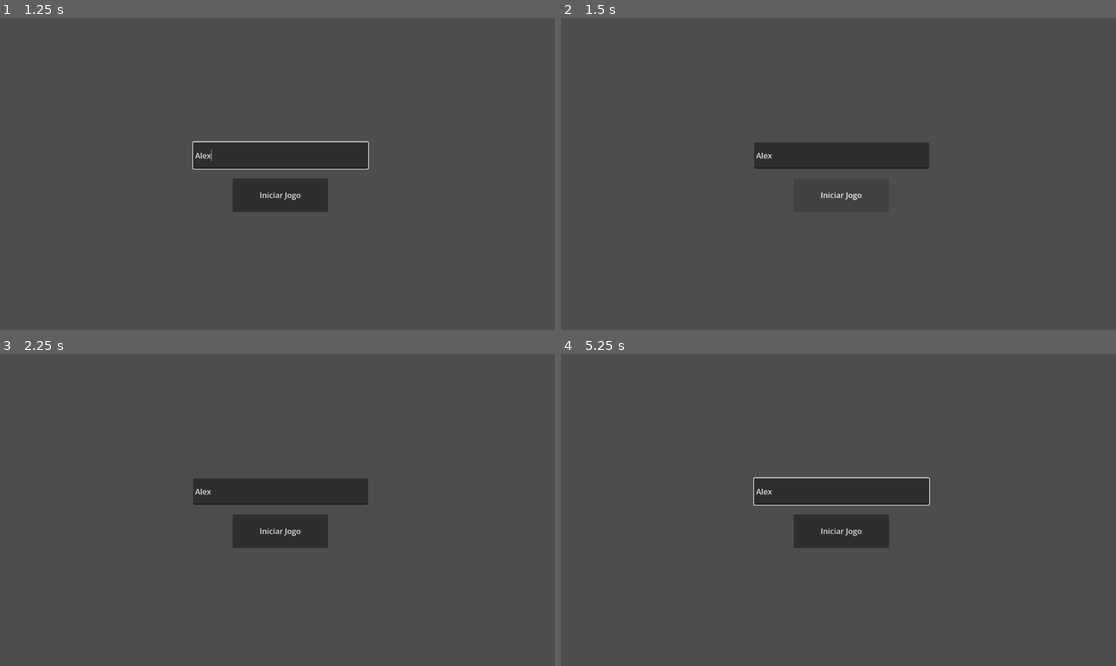
Above: before the commit, frames 1-4 (two rows, left to right).
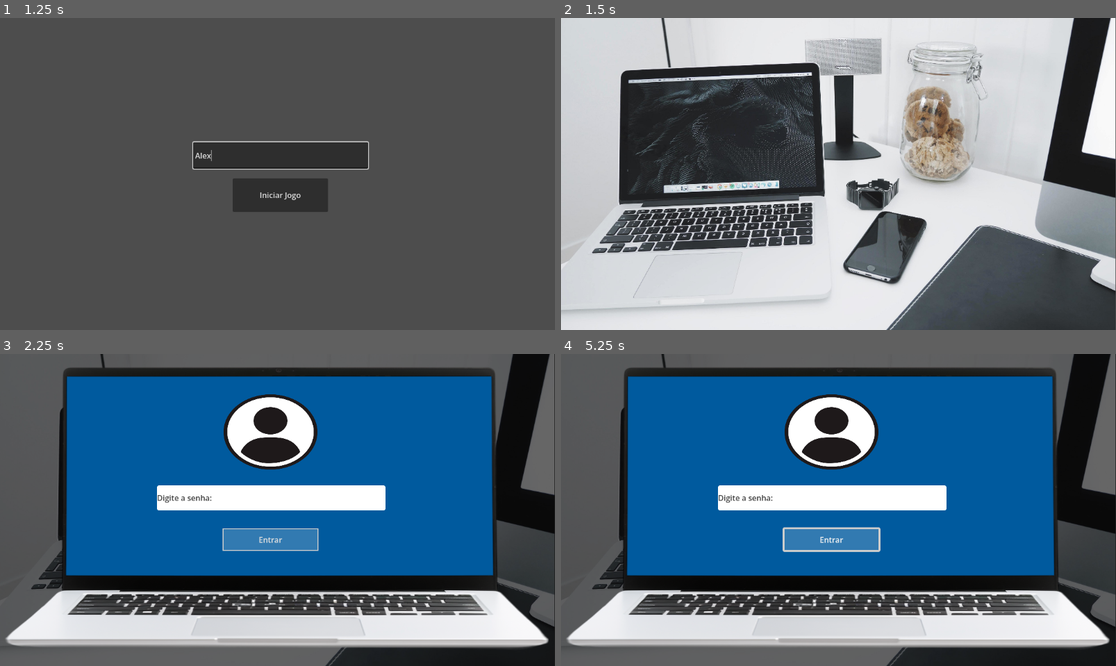
Above: after the commit, the same moments.

Repository: felipefinity/escape-room-amg
Game: Godot game, scene res://sala_principal.tscn
Same seed, same stepped clock (60 frames per second), same inputs: the game is played once before the commit and once after it.
Inputs (mouse positions are in pixels of both pictures, inside the frame that each line leads up to):
- Up to frame 1 (1.25 s): click (283, 155) at 0.52 s; type "Alex" at 0.6 s
- Up to frame 2 (1.5 s): click "Iniciar Jogo" at 1.25 s
- Up to frame 3 (2.25 s): click (160, 519) at 2.02 s
- Up to frame 4 (5.25 s): click (832, 538) at 2.75 s, where only the run after the commit has a clickable "Entrar"; click (844, 531) at 3.5 s, where only the run before the commit has a clickable "Iniciar Jogo"; click (888, 581) at 4.27 s; tap Enter (ui_accept) at 5 s; hold Right (ui_right) from 5.03 s (still down)

Frame 1 is identical in both runs. In frame 2, 87% of the frame differs, in the area x 0-100%, y 0-100%; in frame 3, 79%; in frame 4, 79%.

Commit message:
Popup PC e ajustes

Diff:
--- /dev/null
+++ b/sala_escritorio.gd
@@ -0,0 +1,13 @@
+extends Control
+
+func _ready():
+	# Garante que o modal sempre inicie escondido quando a sala carregar
+	$PopupPC.hide()
+
+func _on_botao_pc_pressed():
+	# Torna o modal visível
+	$PopupPC.show()
+
+func _on_botao_fechar_pc_pressed():
+	# Esconde o modal
+	$PopupPC.hide()
--- a/sala_escritorio.tscn
+++ b/sala_escritorio.tscn
@@ -1,6 +1,26 @@
 [gd_scene format=3 uid="uid://qfb4y8yvxqxm"]
 
 [ext_resource type="Texture2D" uid="uid://ka8111r0wioc" path="res://escritorio.jpg" id="1_7ihep"]
+[ext_resource type="Script" uid="uid://cchwlvfr4bt1x" path="res://sala_escritorio.gd" id="1_8b26b"]
+[ext_resource type="Texture2D" uid="uid://cae5e7koph4fb" path="res://user.webp" id="2_6q6if"]
+[ext_resource type="Texture2D" uid="uid://bytxwjoxydkqn" path="res://notbook.png" id="2_yukba"]
+
+[sub_resource type="StyleBoxFlat" id="StyleBoxFlat_6q6if"]
+bg_color = Color(1, 1, 1, 1)
+corner_radius_top_left = 4
+corner_radius_top_right = 4
+corner_radius_bottom_right = 4
+corner_radius_bottom_left = 4
+
+[sub_resource type="StyleBoxFlat" id="StyleBoxFlat_8b26b"]
+bg_color = Color(1, 1, 1, 0.19607843)
+border_width_left = 2
+border_width_top = 2
+border_width_right = 2
+border_width_bottom = 2
+
+[sub_resource type="StyleBoxFlat" id="StyleBoxFlat_yv8jf"]
+bg_color = Color(1, 1, 1, 0.39215687)
 
 [node name="SalaEscritorio" type="Control" unique_id=2127862707]
 layout_mode = 3
@@ -9,6 +29,7 @@
 anchor_bottom = 1.0
 grow_horizontal = 2
 grow_vertical = 2
+script = ExtResource("1_8b26b")
 
 [node name="TextureRect" type="TextureRect" parent="." unique_id=1491837093]
 layout_mode = 0
@@ -26,6 +47,7 @@
 offset_top = 94.0
 offset_right = 555.0
 offset_bottom = 595.0
+mouse_default_cursor_shape = 2
 flat = true
 
 [node name="BotaoCelular" type="Button" parent="." unique_id=147603738]
@@ -35,4 +57,61 @@
 offset_right = 772.98334
 offset_bottom = 532.21155
 rotation = 0.3944444
+mouse_default_cursor_shape = 2
 flat = true
+
+[node name="PopupPC" type="ColorRect" parent="." unique_id=590835551]
+visible = false
+layout_mode = 0
+offset_right = 1154.0
+offset_bottom = 648.0
+color = Color(0, 0, 0, 0.5882353)
+
+[node name="FundoTela" type="ColorRect" parent="PopupPC" unique_id=2101455956]
+layout_mode = 0
+offset_left = 136.0
+offset_top = 35.0
+offset_right = 1024.0
+offset_bottom = 478.0
+color = Color(0, 0.3529412, 0.61960787, 1)
+
+[node name="SenhaPC" type="LineEdit" parent="PopupPC/FundoTela" unique_id=370612955]
+layout_mode = 0
+offset_left = 190.0
+offset_top = 238.0
+offset_right = 664.0
+offset_bottom = 290.0
+theme_override_colors/font_color = Color(0, 0, 0, 1)
+theme_override_colors/font_placeholder_color = Color(0, 0, 0, 0.7529412)
+theme_override_styles/normal = SubResource("StyleBoxFlat_6q6if")
+placeholder_text = "Digite a senha:"
+
+[node name="EntrarPC" type="Button" parent="PopupPC/FundoTela" unique_id=1570191839]
+layout_mode = 0
+offset_left = 326.0
+offset_top = 327.0
+offset_right = 525.0
+offset_bottom = 374.0
+theme_override_styles/normal = SubResource("StyleBoxFlat_8b26b")
+theme_override_styles/hover = SubResource("StyleBoxFlat_yv8jf")
+text = "Entrar"
+
+[node name="IconUser" type="TextureRect" parent="PopupPC/FundoTela" unique_id=1617406170]
+layout_mode = 0
+offset_left = 261.0
+offset_top = 47.0
+offset_right = 590.0
+offset_bottom = 207.0
+texture = ExtResource("2_6q6if")
+expand_mode = 1
+
+[node name="MonitorUI" type="TextureRect" parent="PopupPC" unique_id=1967727813]
+layout_mode = 0
+offset_left = -30.0
+offset_top = -158.0
+offset_right = 1184.0
+offset_bottom = 781.0
+texture = ExtResource("2_yukba")
+expand_mode = 1
+
+[connection signal="pressed" from="BotaoPC" to="." method="_on_botao_pc_pressed"]
--- a/sala_principal.gd
+++ b/sala_principal.gd
@@ -27,4 +27,6 @@
 	# Se deu tudo certo, mostramos no console
 	print("O time ", nome_do_time, " está pronto para começar o Escape Room!")
 
+	get_tree().change_scene_to_file("res://sala_escritorio.tscn")
+
 	# Futuramente, colocaremos aqui a lógica para salvar esse nome e abrir a sala do escritório.
Binary file added: Monitor.png
Not shown, added: Monitor.png.import
Binary file added: notbook.png
Not shown, added: notbook.png.import
Not shown, added: sala_escritorio.gd.uid
Binary file added: user.webp
Not shown, added: user.webp.import
Binary file added: windows-10-login.png
Not shown, added: windows-10-login.png.import
Binary file added: windows-7.webp
Not shown, added: windows-7.webp.import
